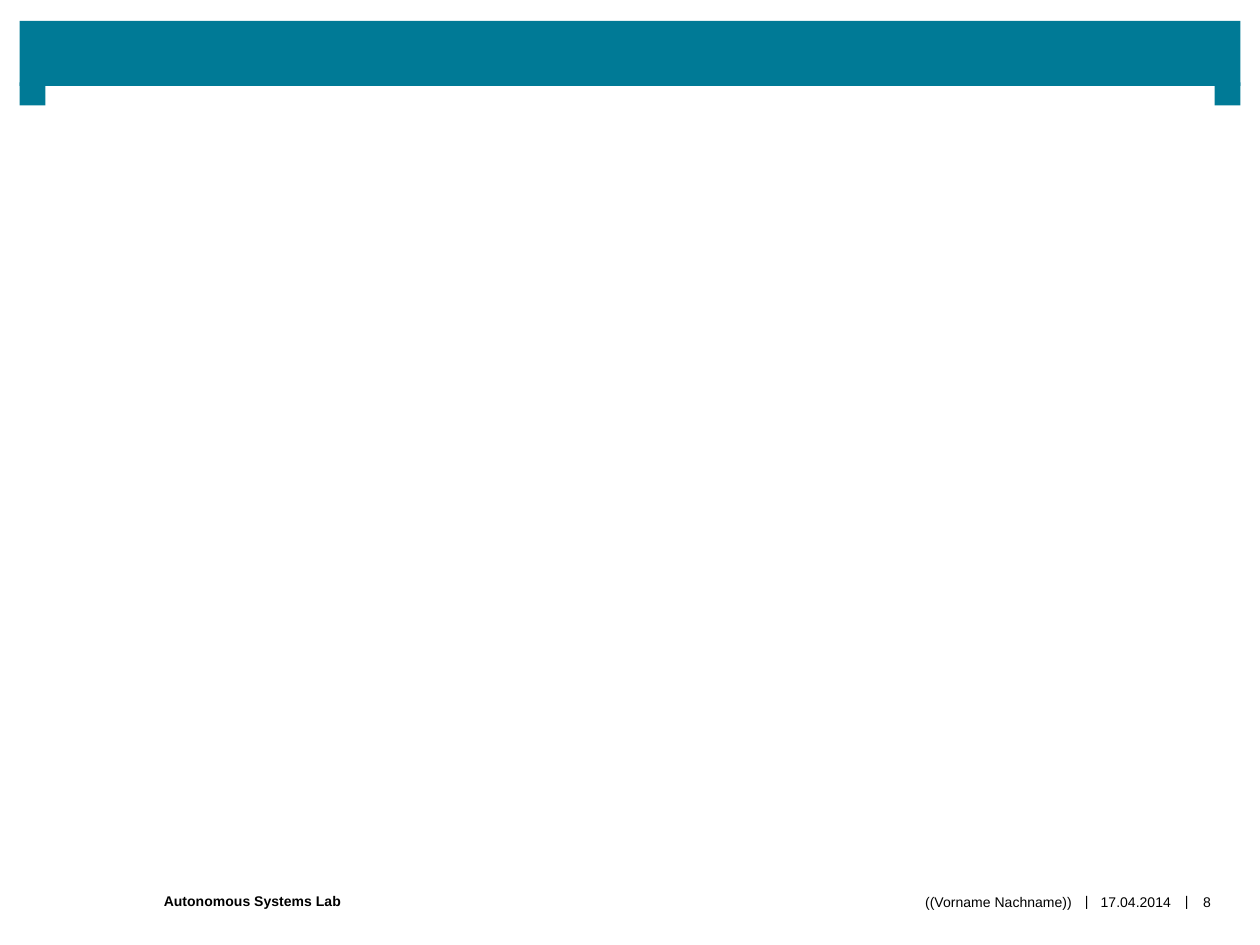
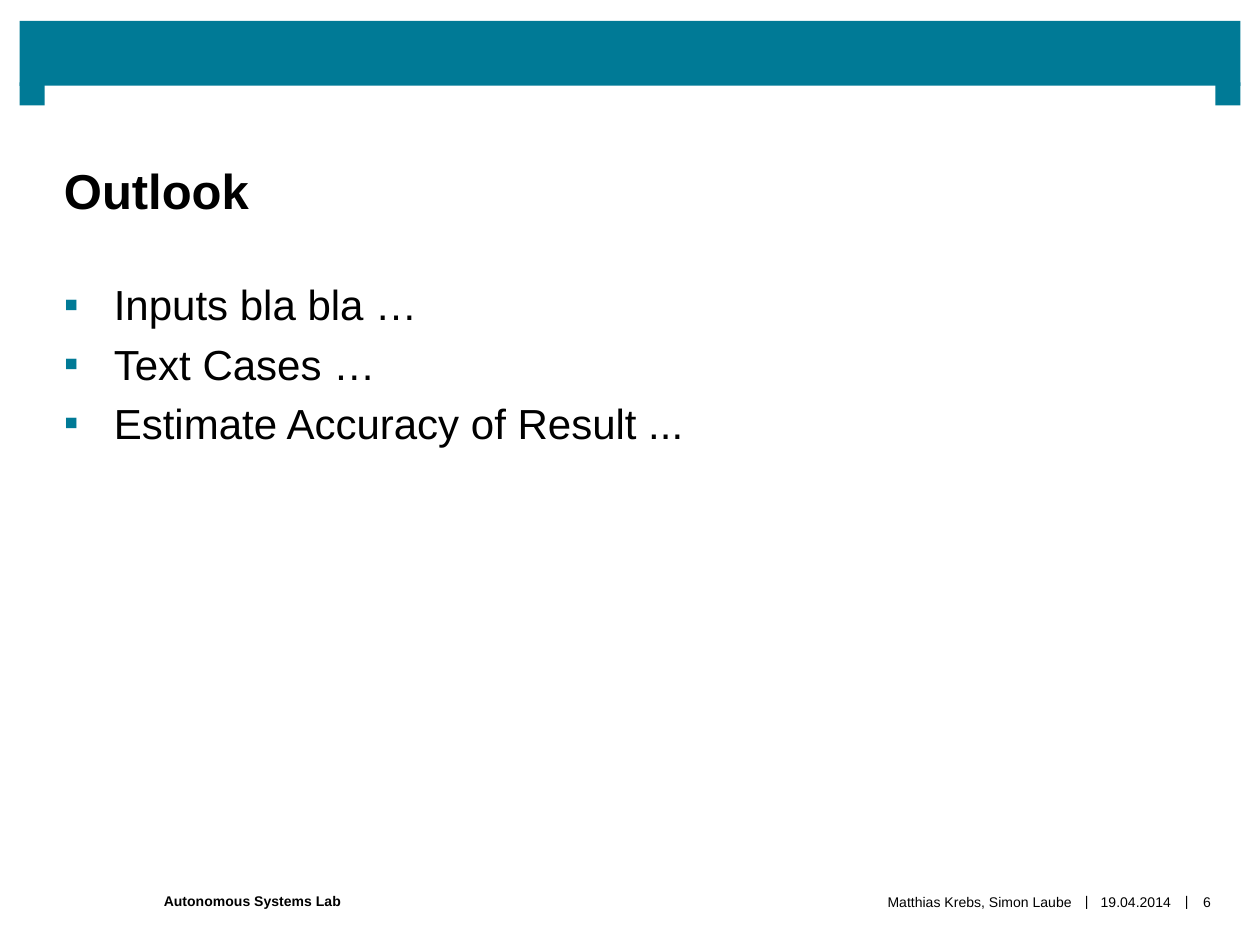
Before and after one commit to makrebs/AU_estimator_doc, a slide deck: slide 6 of 02_Presentation/0201_Intermediate/Intermediate_Semesterthesis_v0.pptx (slide 8 before the commit). Drawn at 1260x945 pixels with LibreOffice and Linux fonts; fonts in the diff are those of the drawing; background and template pictures are left out. Boxes give left, top, right and bottom in pixels: in the first picture for what was removed or moved away, otherwise in the second. Text is boxed around its words. In the diff, an @@ line names an element or a change of style, - is before the commit and + after.

```diff
--- a/02_Presentation/0201_Intermediate/Intermediate_Semesterthesis_v0.pptx
+++ b/02_Presentation/0201_Intermediate/Intermediate_Semesterthesis_v0.pptx
@@ title added at bbox=[44, 86, 1215, 219], fill #FFFFFF, 28 pt, text #000000, bold @@
+Outlook
@@ text added at bbox=[114, 289, 637, 447], 24 pt, text #000000 @@
+▪ Inputs bla bla …
+▪ Text Cases …
+▪ Estimate Accuracy of Result ...
@@ text at bbox=[888, 897, 1072, 909]: text changed @@
-((Vorname Nachname))
+Matthias Krebs, Simon Laube
@@ text at bbox=[1101, 897, 1171, 907]: text changed @@
-17.04.2014
+19.04.2014
@@ page number at bbox=[1203, 897, 1211, 907]: text changed @@
-8
+6
```
Also in this commit, not shown: 3 other slides changed, 2 slides added, 6 slides removed.
